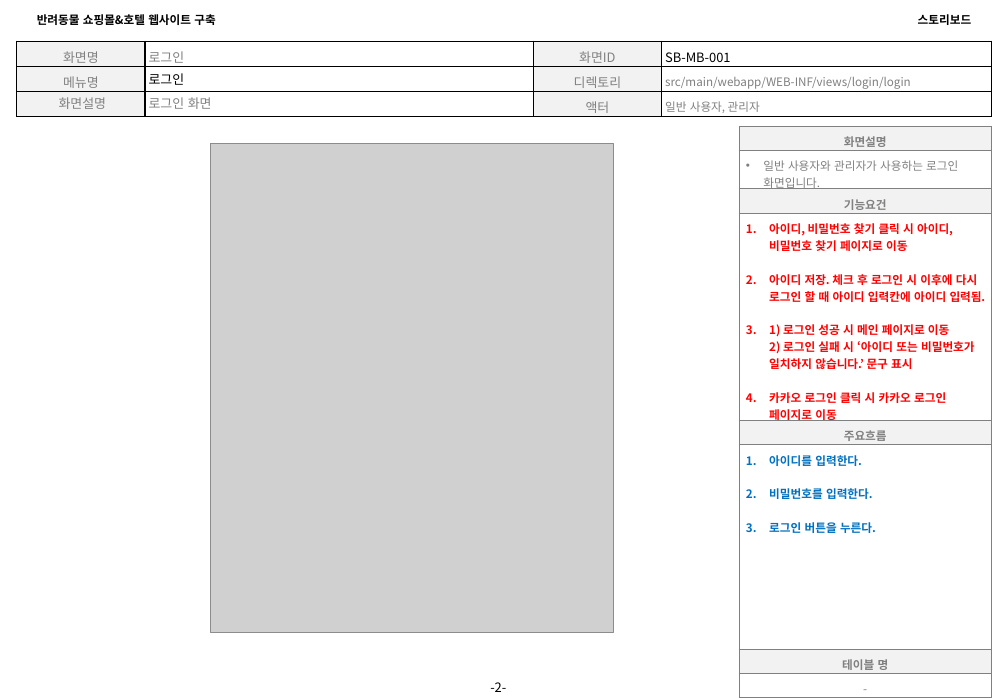
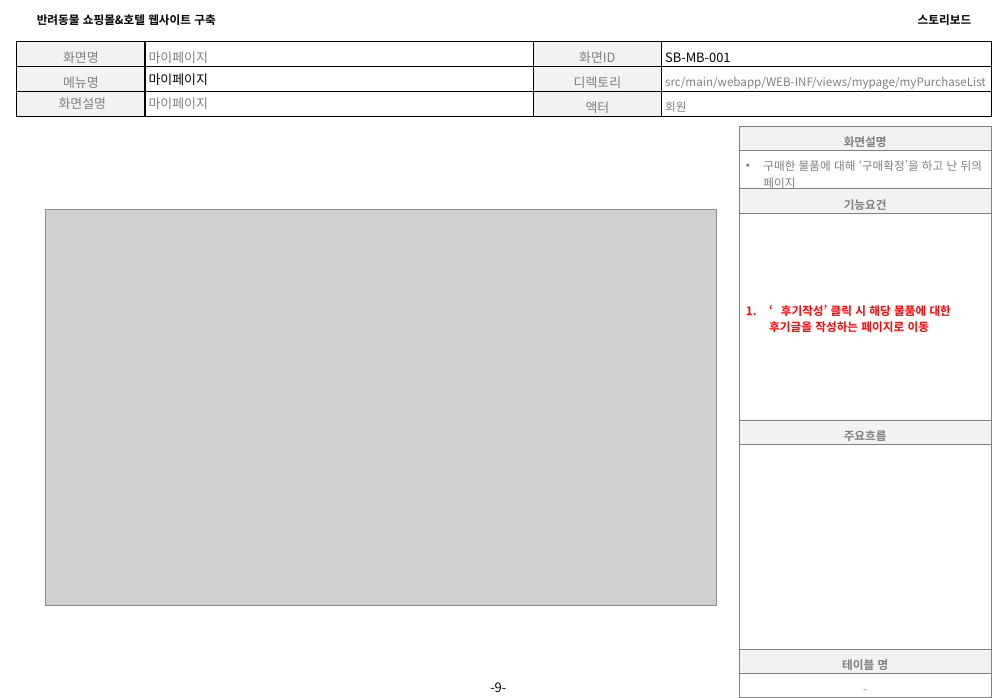
Before and after one commit to 94jinwoo/Companion, a slide deck: slide 9 of Companion.스토리보드.VER.0.1(마이페이지).pptx (slide 2 before the commit). Drawn at 1008x698 pixels with LibreOffice and Linux fonts; fonts in the diff are those of the drawing; grey boxes stand for pictures. Boxes give left, top, right and bottom in pixels: in the first picture for what was removed or moved away, otherwise in the second. Text is boxed around its words. In the diff, an @@ line names an element or a change of style, - is before the commit and + after.

Commit message:
스토리보드 마이페이지

```diff
--- a/Companion.스토리보드.VER.0.1(마이페이지).pptx
+++ b/Companion.스토리보드.VER.0.1(마이페이지).pptx
@@ table at [17,41,991,121] @@
-row 1, column 2: 로그인
+row 1, column 2: 마이페이지
-row 2, column 2: 로그인
+row 2, column 2: 마이페이지
-row 2, column 4: src/main/webapp/WEB-INF/views/login/login
+row 2, column 4: src/main/webapp/WEB-INF/views/mypage/myPurchaseList
-row 3, column 2: 로그인 화면
+row 3, column 2: 마이페이지
-row 3, column 4: 일반 사용자, 관리자
+row 3, column 4: 회원
@@ table at [739,127,991,666] @@
-row 2, column 1: 일반 사용자와 관리자가 사용하는 로그인 화면입니다.
+row 2, column 1: 구매한 물품에 대해 ‘구매확정’을 하고 난 뒤의 페이지
-row 4, column 1: 아이디, 비밀번호 찾기 클릭 시 아이디, 비밀번호 찾기 페이지로 이동 / 아이디 저장. 체크 후 로그인 시 이후에 다시 로그인 할 때 아이디 입력칸에 아이디 입력됨. / 1) 로그인 성공 시 메인 페이지로 이동 2) 로그인 실패 시 ‘아이디 또는 비밀번호가 일치하지 않습니다.’ 문구 표시 / 카카오 로그인 클릭 시 카카오 로그인 페이지로 이동
+row 4, column 1: ‘후기작성’ 클릭 시 해당 물품에 대한 후기글을 작성하는 페이지로 이동
-row 6, column 1: 아이디를 입력한다. / 비밀번호를 입력한다. / 로그인 버튼을 누른다.
+row 6, column 1: 
@@ picture: place and size @@
-picture at [211,144,614,633]
+picture at [46,209,717,605]
@@ page number at [490,682,506,692]: text changed @@
--2-
+-9-
```
Also in this commit, not shown: 2 other slides changed, 14 slides added, 6 slides removed.
